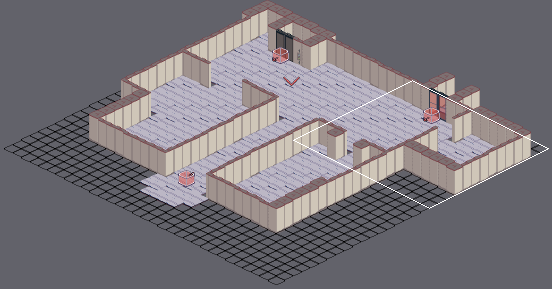
Two states of a Tiled map (JSON), src/map/floor1-atrium.json. The picture above shows the old version from afar; the outline marks the close-up.
Close-up. As it was:
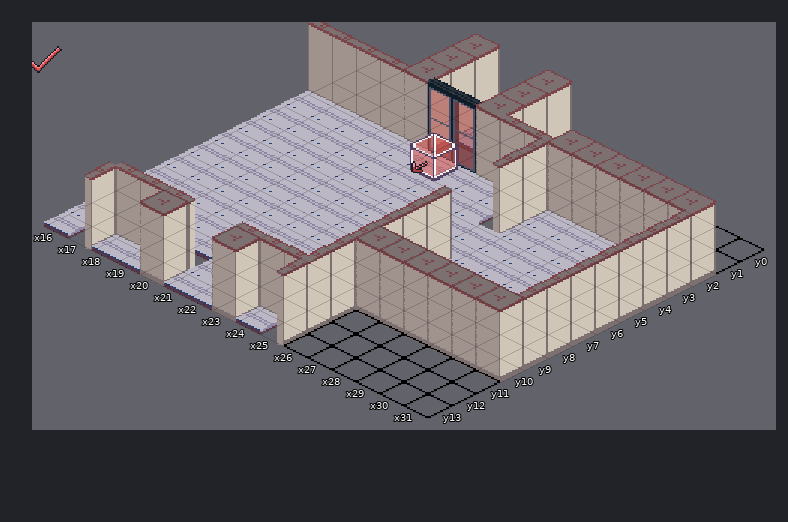
Cells are 32x16 px. Isometric: x runs down to the right, y down to the left. Shown: x 16..31, y 0..13. The commit also changed other parts of the map, which this record leaves out.
After the commit:
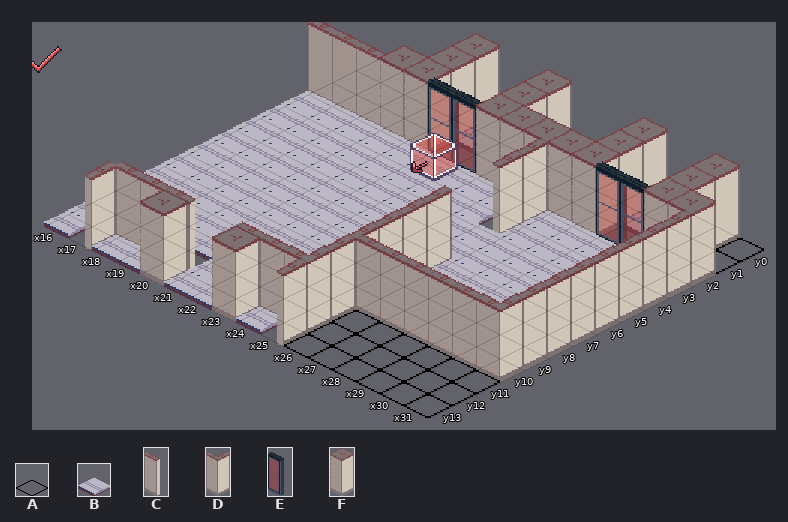
Key: from "floors": A 0, B 1; from "walls": C 1, D 2, E 14, F 15.
_ is an empty cell.
The edit:
Layer "Tiles":
Tile B replaces tile A in row 0 at x 28 to 29; in row 1 at x 28.
Tile C replaces tile F in row 10 at x 26 to 30.
Tile D replaces tile F in row 10 at x 31.
Tile E replaces tile F in row 2 at x 28 to 29.
Tile F replaces tile A in rows 0 to 1 at x 27 and 30.
Tile F replaces tile C in row 2 at x 19 and 24 to 25.
Boxes around the changes in both close-ups, in picture pixels (x1, y1, x2, y2):
changed: (380, 46, 428, 136)
changed: (500, 107, 572, 159)
changed: (596, 118, 740, 249)
changed: (356, 226, 524, 364)
